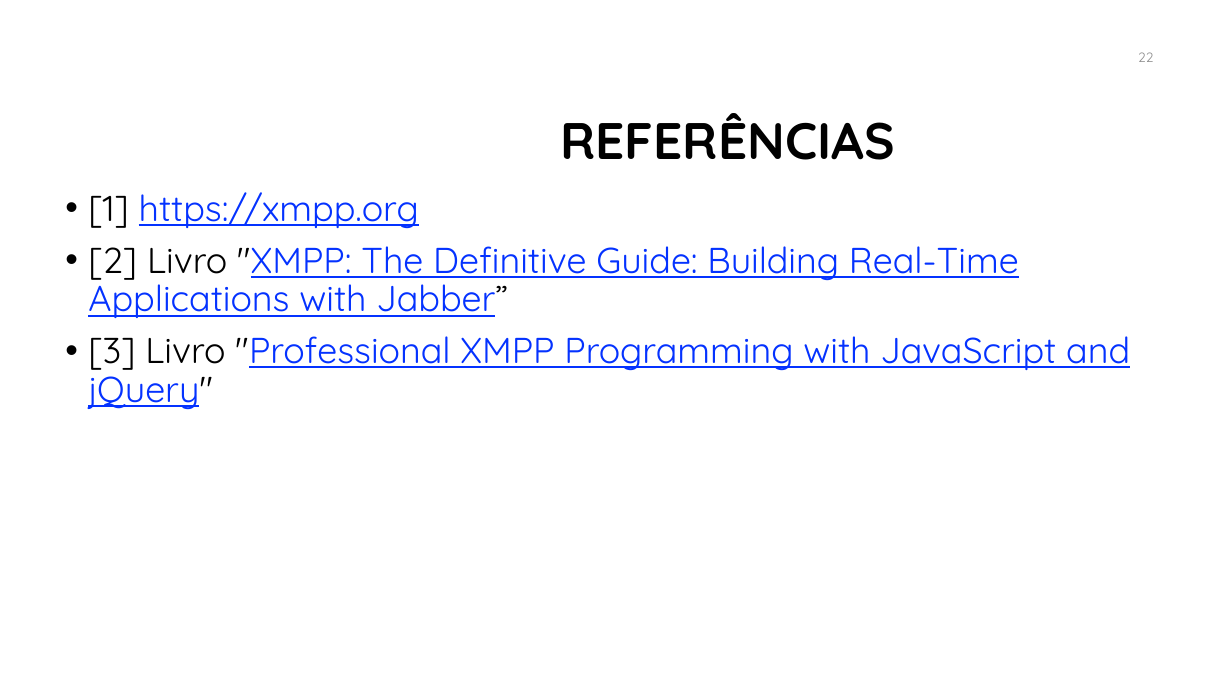
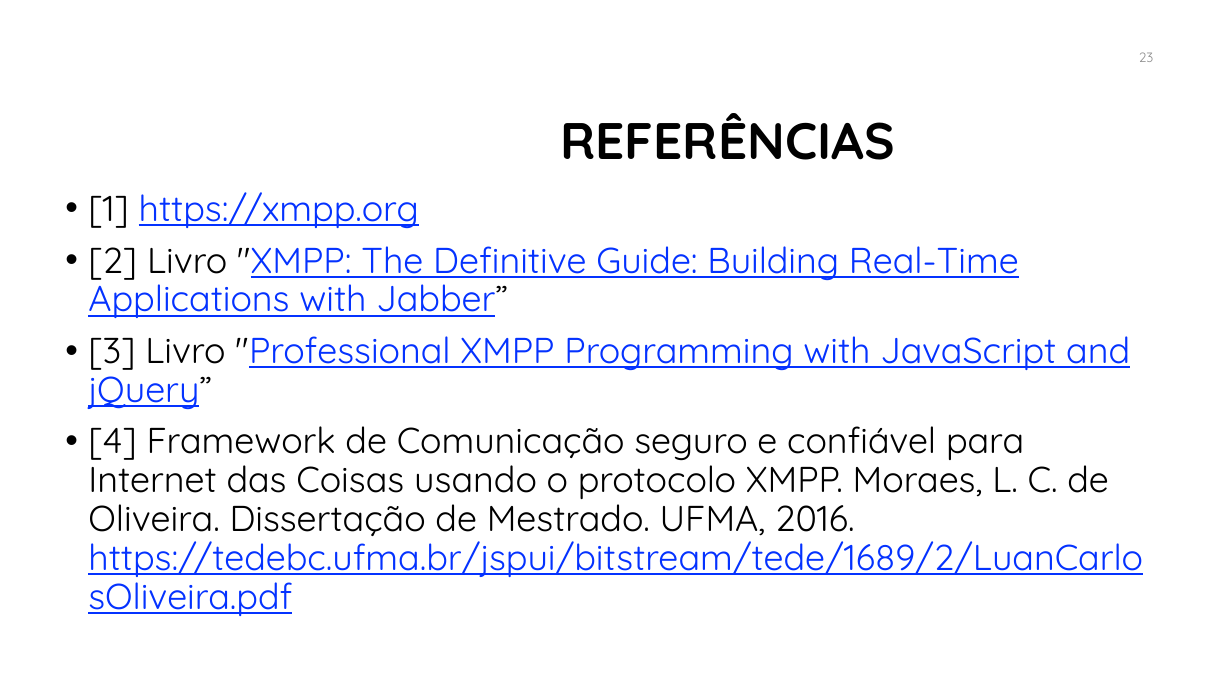
Before and after one commit to manoelcampos/sd-xmpp-chat-client, a slide deck: slide 23 of xmpp.pptx (slide 22 before the commit). Drawn at 1232x693 pixels with LibreOffice and Linux fonts; fonts in the diff are those of the drawing; background and template pictures are left out. Boxes give left, top, right and bottom in pixels: in the first picture for what was removed or moved away, otherwise in the second. Text is boxed around its words. In the diff, an @@ line names an element or a change of style, - is before the commit and + after.

Commit message:
Atualiza slides XMPP

```diff
--- a/xmpp.pptx
+++ b/xmpp.pptx
@@ page number at <box>1139,52,1154,62</box>: text changed @@
-22
+23
@@ text at <box>88,336,1143,616</box>: text changed; text colour #0432FF to #000000 @@
-• [3] Livro "Professional XMPP Programming with JavaScript and jQuery"
+• [3] Livro "Professional XMPP Programming with JavaScript and jQuery”
+• [4] Framework de Comunicação seguro e confiável para Internet das Coisas usando o protocolo XMPP. Moraes, L. C. de Oliveira. Dissertação de Mestrado. UFMA, 2016. https://tedebc.ufma.br/jspui/bitstream/tede/1689/2/LuanCarlosOliveira.pdf
```
Also in this commit, not shown: 18 other slides changed, 1 slide added.
